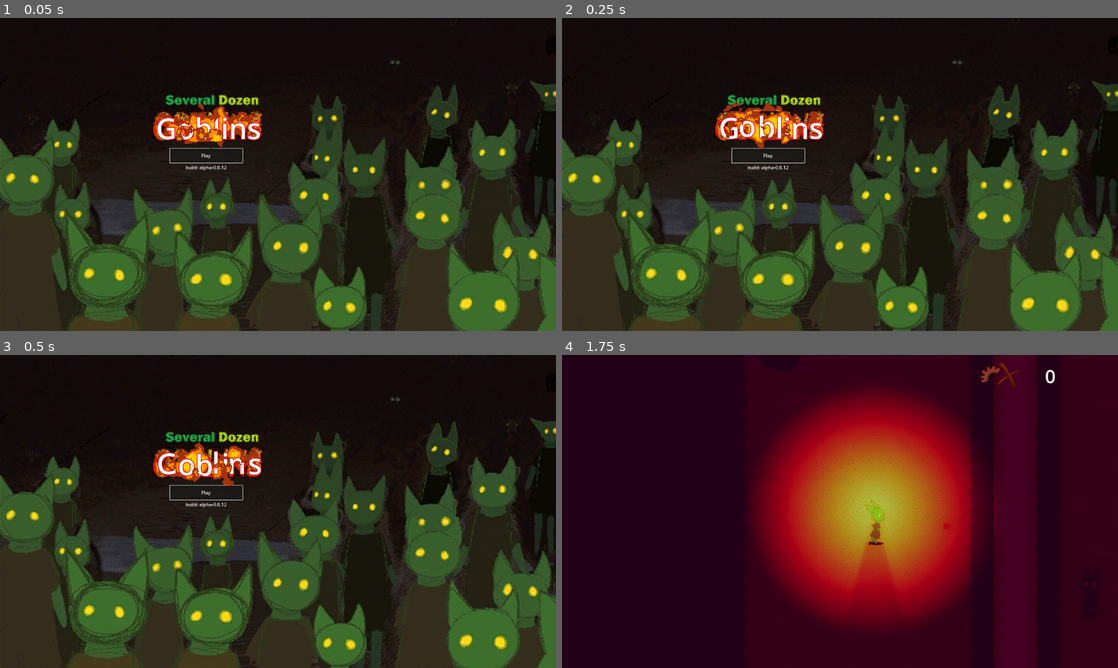
Above: before the commit, frames 1-4 (two rows, left to right).
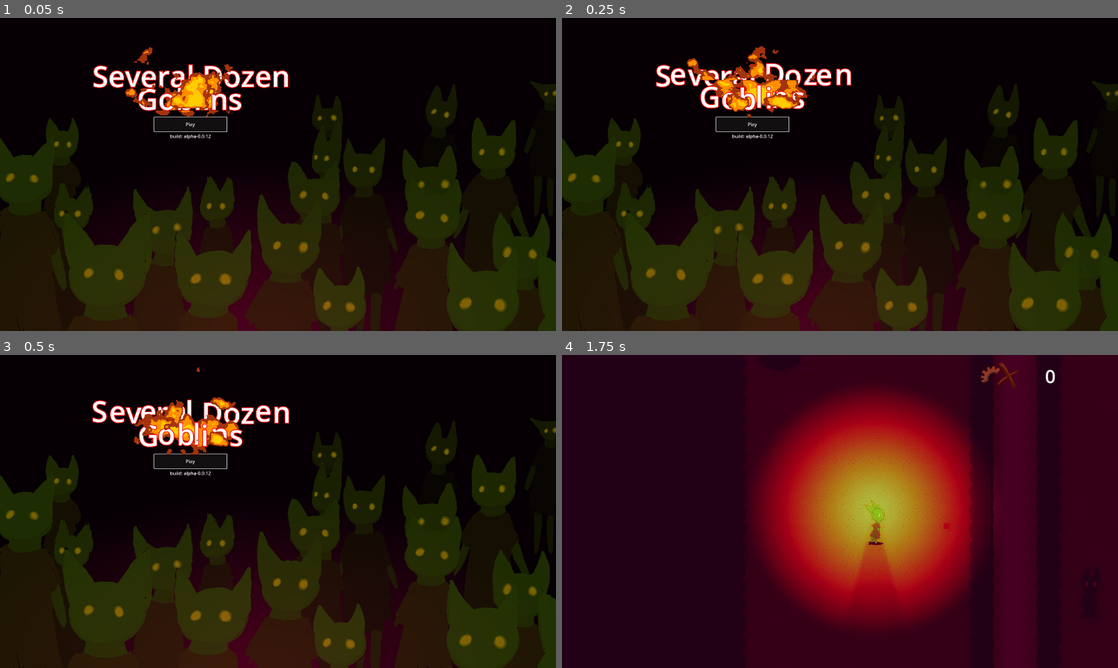
Above: after the commit, the same moments.

Repository: loteque/GoblinGame
Game: Godot game, scene res://main.tscn
Same seed, same stepped clock (60 frames per second), same inputs: the game is played once before the commit and once after it.
Inputs (mouse positions are in pixels of both pictures, inside the frame that each line leads up to):
- Up to frame 1 (0.05 s): no input
- Up to frame 2 (0.25 s): no input
- Up to frame 3 (0.5 s): no input
- Up to frame 4 (1.75 s): click "Play" at 0.5 s; move the mouse to (962, 495) at 1.27 s; hold D (right) from 1.28 s (still down); hold Shift (call) from 1.28 s (still down); click (962, 495) at 1.42 s

The runs differ from the first frame. In frame 1, 47% of the frame differs, in the area x 0-100%, y 0-100%; in frame 2, 47%; in frame 3, 47%; in frame 4, nothing differs.

Commit message:
update title screen

Diff:
--- /dev/null
+++ b/project/src/ui/main_menu.tres
@@ -0,0 +1,4 @@
+[gd_resource type="Theme" format=3 uid="uid://c3w7atbti77dq"]
+
+[resource]
+default_font_size = 100
--- a/project/src/ui/main_menu.tscn
+++ b/project/src/ui/main_menu.tscn
@@ -1,9 +1,19 @@
-[gd_scene load_steps=21 format=3 uid="uid://bekfd1deerevd"]
-
-[ext_resource type="Texture2D" uid="uid://cwuai51kck7yh" path="res://assets/art/title_screen_complete.png" id="1_bodfo"]
+[gd_scene load_steps=23 format=3 uid="uid://bekfd1deerevd"]
+
 [ext_resource type="Script" path="res://src/ui/main_menu.gd" id="1_ftqh1"]
+[ext_resource type="Texture2D" uid="uid://biploe6jtd0rn" path="res://assets/art/title-art-no-bg-nolines.png" id="2_rd2gd"]
 [ext_resource type="AudioStream" uid="uid://c1ho8j2h1saq" path="res://assets/audio/music/menuMusic.ogg" id="3_ydkvx"]
 [ext_resource type="Shader" path="res://src/ui/main_menu_fire_front.gdshader" id="4_ax7ni"]
+[ext_resource type="Theme" uid="uid://c3w7atbti77dq" path="res://src/ui/main_menu.tres" id="4_vc25i"]
+
+[sub_resource type="Gradient" id="Gradient_b8ftk"]
+offsets = PackedFloat32Array(0, 0.497738)
+colors = PackedColorArray(0.304265, 0, 0.115763, 1, 0.0242718, 1.17055e-06, 0.0223806, 1)
+
+[sub_resource type="GradientTexture2D" id="GradientTexture2D_auqso"]
+gradient = SubResource("Gradient_b8ftk")
+fill = 1
+fill_from = Vector2(0.478632, 1)
 
 [sub_resource type="Gradient" id="Gradient_wjgsm"]
 
@@ -14,7 +24,8 @@
 
 [sub_resource type="FastNoiseLite" id="FastNoiseLite_8p4yw"]
 resource_local_to_scene = true
-seed = 5
+seed = 9
+frequency = 0.0096
 
 [sub_resource type="NoiseTexture2D" id="NoiseTexture2D_dx023"]
 resource_local_to_scene = true
@@ -35,16 +46,13 @@
 [sub_resource type="GradientTexture2D" id="GradientTexture2D_8fbxp"]
 gradient = SubResource("Gradient_2i5ad")
 
-[sub_resource type="Theme" id="Theme_63dmv"]
-default_font_size = 100
-
 [sub_resource type="Gradient" id="Gradient_00qp8"]
 offsets = PackedFloat32Array(0, 0.881579, 1)
 colors = PackedColorArray(0, 0, 0, 1, 1, 1, 1, 1, 0, 0, 0, 1)
 
 [sub_resource type="GradientTexture2D" id="GradientTexture2D_301wc"]
 gradient = SubResource("Gradient_00qp8")
-fill_from = Vector2(0.611111, 0.523148)
+fill_from = Vector2(0.363248, 0.521368)
 fill_to = Vector2(1, 0.537037)
 
 [sub_resource type="Gradient" id="Gradient_5r3l8"]
@@ -52,8 +60,8 @@
 colors = PackedColorArray(0, 0, 0, 1, 1, 1, 1, 0.972549)
 
 [sub_resource type="FastNoiseLite" id="FastNoiseLite_3ogq2"]
-seed = 3
-frequency = 0.011
+seed = 18
+frequency = 0.0068
 
 [sub_resource type="NoiseTexture2D" id="NoiseTexture2D_1tyos"]
 seamless_blend_skirt = 0.0
@@ -65,7 +73,7 @@
 shader_parameter/brighter_color = Color(1, 0.8, 0, 0.666667)
 shader_parameter/middle_color = Color(1, 0.560784, 0, 0.580392)
 shader_parameter/darker_color = Color(0.64, 0.2, 0.05, 0.8)
-shader_parameter/spread = 0.597
+shader_parameter/spread = 0.622
 shader_parameter/noise_tex = SubResource("NoiseTexture2D_1tyos")
 shader_parameter/gradient_tex = SubResource("GradientTexture2D_301wc")
 
@@ -74,7 +82,7 @@
 [sub_resource type="GradientTexture2D" id="GradientTexture2D_4oh38"]
 gradient = SubResource("Gradient_agiis")
 fill_from = Vector2(0.794872, 0.200855)
-fill_to = Vector2(0.606838, 0.440171)
+fill_to = Vector2(0, 1)
 
 [node name="MainMenu" type="TextureRect" node_paths=PackedStringArray("play_button", "quit_button", "restart_button", "title_music")]
 process_mode = 3
@@ -83,13 +91,23 @@
 anchor_bottom = 1.0
 grow_horizontal = 2
 grow_vertical = 2
-texture = ExtResource("1_bodfo")
+texture = SubResource("GradientTexture2D_auqso")
 script = ExtResource("1_ftqh1")
 play_button = NodePath("Menu/PlayButton")
 quit_button = NodePath("Menu/QuitButton")
 restart_button = NodePath("Menu/RestartButton")
 title_music = NodePath("AudioStreamPlayer")
 
+[node name="TextureRect3" type="TextureRect" parent="."]
+modulate = Color(0.765719, 0.765719, 0, 0.588235)
+layout_mode = 1
+anchors_preset = 15
+anchor_right = 1.0
+anchor_bottom = 1.0
+grow_horizontal = 2
+grow_vertical = 2
+texture = ExtResource("2_rd2gd")
+
 [node name="Menu" type="VBoxContainer" parent="."]
 layout_mode = 1
 anchors_preset = 8
@@ -97,10 +115,10 @@
 anchor_top = 0.5
 anchor_right = 0.5
 anchor_bottom = 0.5
-offset_left = -373.0
-offset_top = -90.0
-offset_right = -123.0
-offset_bottom = 41.0
+offset_left = -427.0
+offset_top = -198.0
+offset_right = -177.0
+offset_bottom = -67.0
 grow_horizontal = 2
 grow_vertical = 2
 
@@ -151,33 +169,56 @@
 offset_bottom = 435.0
 color = Color(0.0784314, 0.0352941, 0.0470588, 1)
 
+[node name="RichTextLabel" type="RichTextLabel" parent="."]
+layout_mode = 1
+anchors_preset = 15
+anchor_right = 1.0
+anchor_bottom = 1.0
+offset_left = 319.0
+offset_top = 127.0
+offset_right = 319.0
+offset_bottom = 127.0
+grow_horizontal = 2
+grow_vertical = 2
+mouse_filter = 2
+theme = ExtResource("4_vc25i")
+bbcode_enabled = true
+text = "[color=\"ffffff\"][outline_size=10][outline_color=\"ff0000\"][shake rate=10.0 level=40 connected=1]Several Dozen[/shake][/outline_color][/outline_size][/color]"
+scroll_active = false
+
 [node name="TextureRect" type="TextureRect" parent="."]
 material = SubResource("ShaderMaterial_xst12")
 layout_mode = 0
-offset_left = 453.0
-offset_top = -67.0
-offset_right = 1061.0
-offset_bottom = 452.0
+offset_left = 399.0
+offset_top = -175.0
+offset_right = 1007.0
+offset_bottom = 344.0
 texture = SubResource("GradientTexture2D_8fbxp")
 stretch_mode = 4
 
 [node name="RichTextLabel" type="RichTextLabel" parent="TextureRect"]
-layout_mode = 0
-offset_left = 85.0
-offset_top = 374.0
-offset_right = 534.0
-offset_bottom = 512.0
-theme = SubResource("Theme_63dmv")
+layout_mode = 1
+anchors_preset = 7
+anchor_left = 0.5
+anchor_top = 1.0
+anchor_right = 0.5
+anchor_bottom = 1.0
+offset_left = -230.0
+offset_top = -138.0
+offset_right = 219.0
+grow_horizontal = 2
+grow_vertical = 0
+theme = ExtResource("4_vc25i")
 bbcode_enabled = true
-text = "[color=\"ffffff\"][outline_size=10][outline_color=\"ff0000\"][shake rate=20.0 level=40 connected=1]Goblins[/shake][/outline_color][/outline_size][/color]"
+text = "[color=\"ffffff\"][outline_size=10][outline_color=\"ff0000\"][shake rate=10.0 level=40 connected=1]Goblins[/shake][/outline_color][/outline_size][/color]"
 
 [node name="TextureRect2" type="TextureRect" parent="."]
 material = SubResource("ShaderMaterial_e7o8n")
 layout_mode = 0
-offset_left = 453.0
-offset_top = -67.0
-offset_right = 1061.0
-offset_bottom = 452.0
+offset_left = 399.0
+offset_top = -175.0
+offset_right = 1007.0
+offset_bottom = 344.0
 texture = SubResource("GradientTexture2D_4oh38")
 stretch_mode = 4
 flip_h = true
--- a/project/src/ui/main_menu_fire.gdshader
+++ b/project/src/ui/main_menu_fire.gdshader
@@ -17,14 +17,14 @@
 void fragment()
 {
 
-	float noise_value = texture(noise_tex, UV + vec2(0.0, TIME)).x;
+	float noise_value = texture(noise_tex, UV + vec2(0.1, TIME)).x;
 	// The .yx swizzle is when using the built in horizontal gradient texture. If you have a vertical gradient texture remove .yx
 	float gradient_value = texture(gradient_tex, UV.yx).x;
 
 	gradient_value -= smoothstep(spread, spread + 0.5, length(UV + vec2(-0.5, -0.5)) / spread);
 
 	float step1 = step(noise_value, gradient_value);
-	float step2 = step(noise_value, gradient_value - 0.2);
+	float step2 = step(noise_value, gradient_value - 0.1);
 	float step3 = step(noise_value, gradient_value - 0.4);
 
 	vec3 bd_color = mix(brighter_color.rgb, darker_color.rgb, step1 - step2);
Binary file added: project/assets/art/title-art-no-bg-nolines.png
Not shown, added: project/assets/art/title-art-no-bg-nolines.png.import
